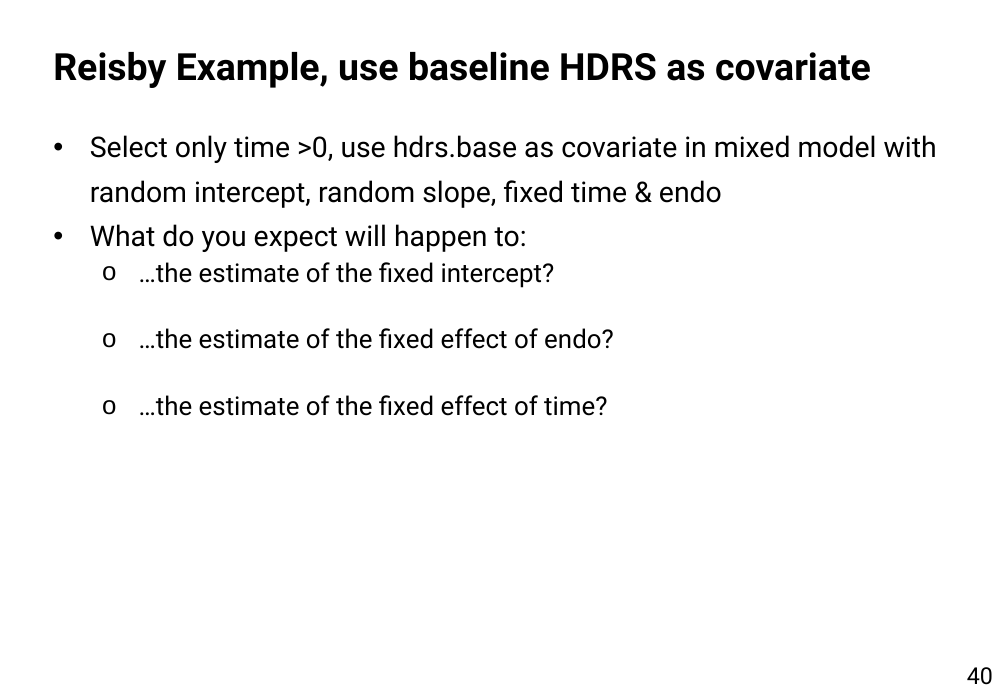
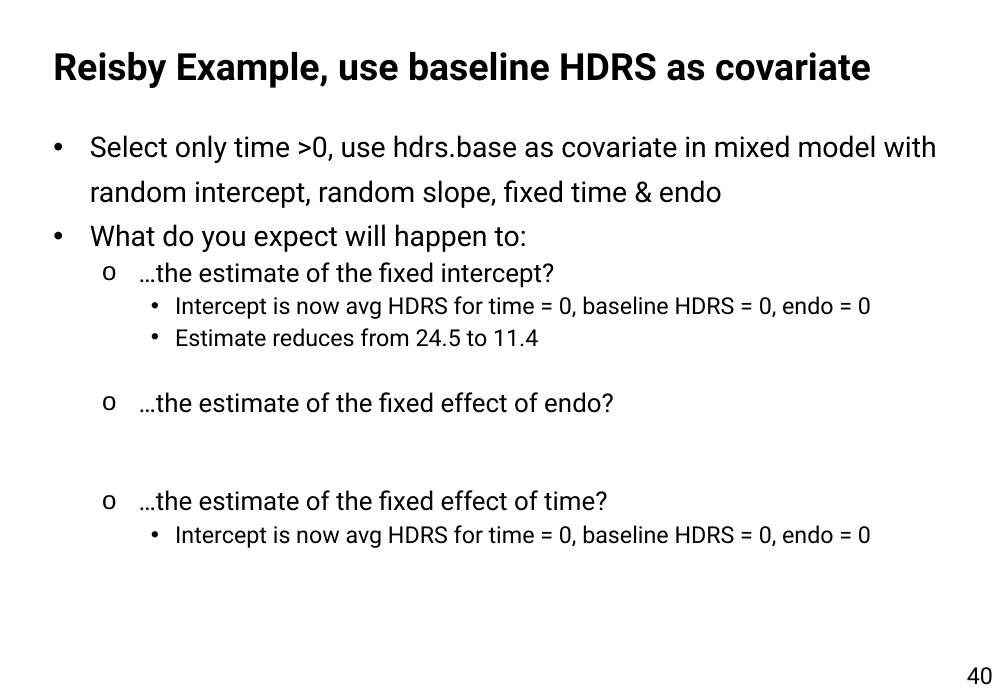
Before and after one commit to hansfranke1985/ADS, a slide deck: slide 40 of EpidemiologyBigData/week_4_Mixed Models - Random Effetcs/EBP Mixed Models part 2 2020_student version.pptx. Drawn at 1008x698 pixels with LibreOffice and Linux fonts; fonts in the diff are those of the drawing; background and template pictures are left out. Boxes give left, top, right and bottom in pixels: in the first picture for what was removed or moved away, otherwise in the second. Text is boxed around its words. In the diff, an @@ line names an element or a change of style, - is before the commit and + after.

```diff
--- a/EpidemiologyBigData/week_4_Mixed Models - Random Effetcs/EBP Mixed Models part 2 2020_student version.pptx
+++ b/EpidemiologyBigData/week_4_Mixed Models - Random Effetcs/EBP Mixed Models part 2 2020_student version.pptx
@@ text at (175,296,871,347): paragraphs added @@
+    • Intercept is now avg HDRS for time = 0, baseline HDRS = 0, endo = 0
+    • Estimate reduces from 24.5 to 11.4
@@ text at (175,525,871,548): paragraph added @@
+    • Intercept is now avg HDRS for time = 0, baseline HDRS = 0, endo = 0
```
Also in this commit, not shown: 2 other slides changed, 19 other files.
